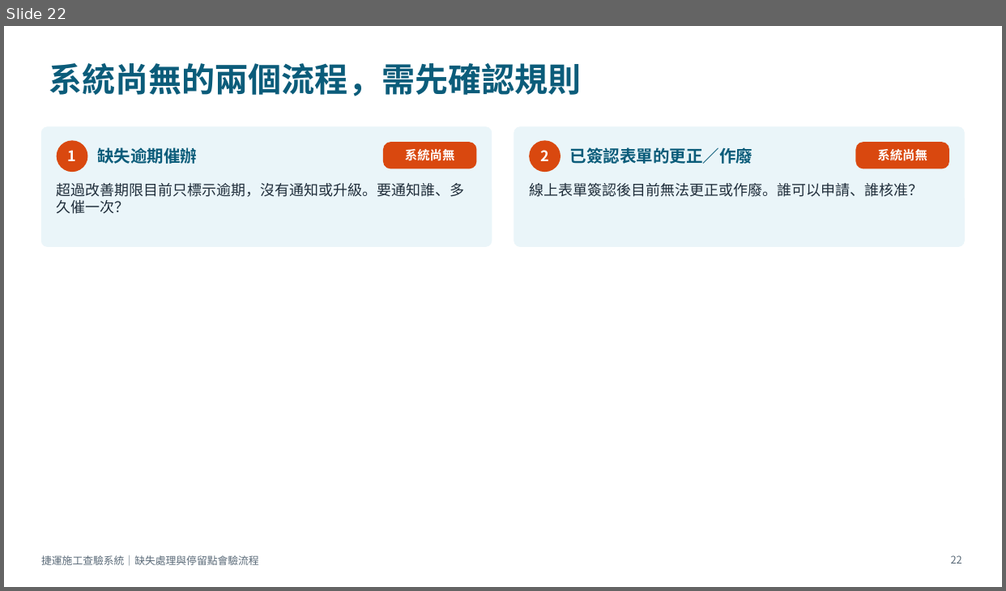
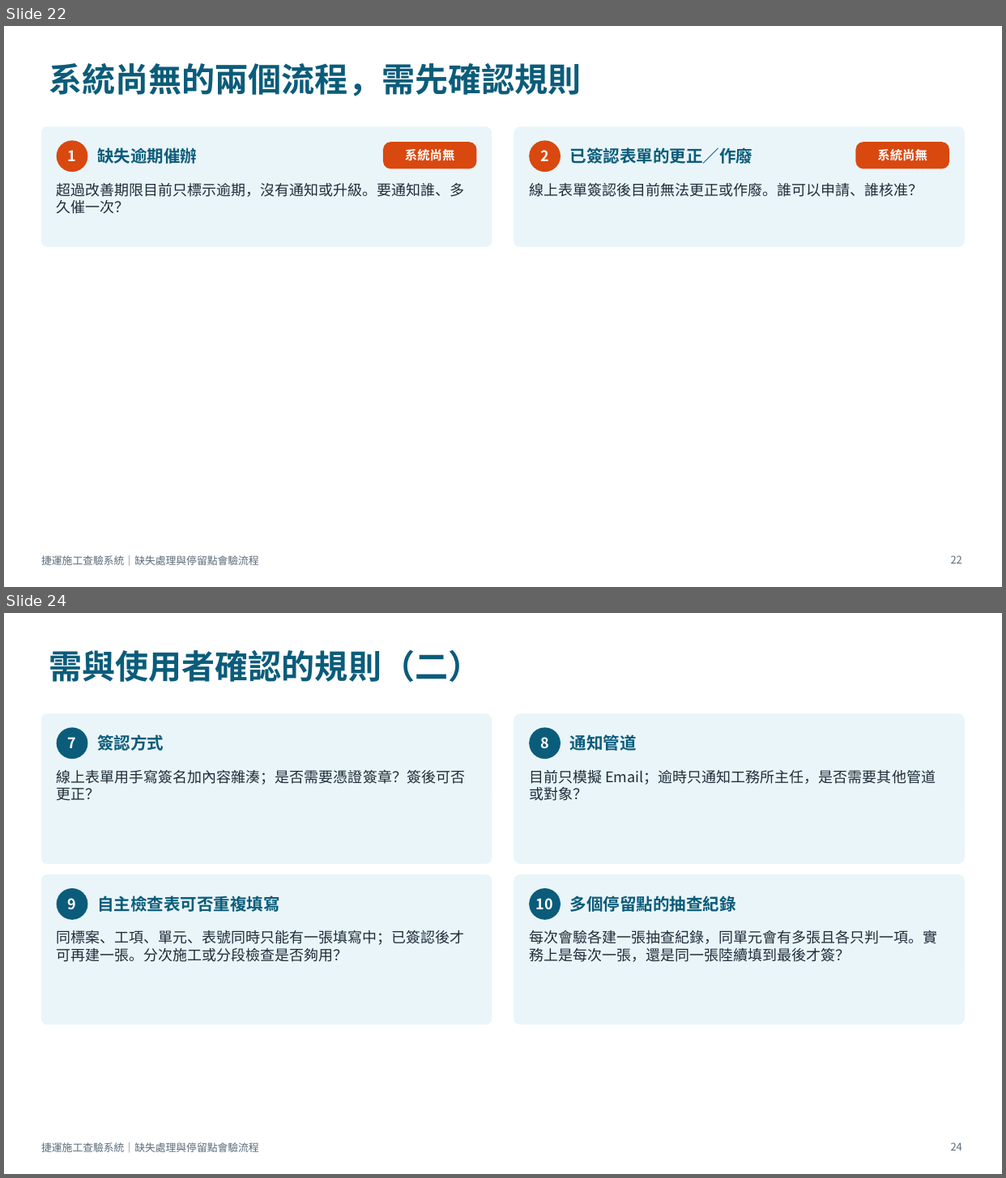
Before and after one commit to brianchou7310/MRT-Construction-QMS, a slide deck: 捷運施工查驗系統_缺失與停留點流程說明.pptx. Shown one above the other, each under a label of ours: slide 22 before the commit, slides 22 and 24 after it; the slides between them are not shown. The pictures are 1006x591 and 1006x1178 pixels, drawn with LibreOffice and Linux fonts; fonts in the diff are those of the drawing. Boxes give left, top, right and bottom in pixels: in the first picture for what was removed or moved away, otherwise in the second. Text is boxed around its words. In the diff, an @@ line names an element or a change of style, - is before the commit and + after.

```diff
--- a/捷運施工查驗系統_缺失與停留點流程說明.pptx
+++ b/捷運施工查驗系統_缺失與停留點流程說明.pptx
@@ slide 24 added at [4, 613, 1002, 1174], background #FFFFFF; not listed: 1 template element that a slide beside it also shows @@
@@ title added at [49, 649, 481, 682], 32 pt, text #0B5C7A, bold @@
+需與使用者確認的規則（二）
@@ rounded rectangle added at [41, 714, 492, 864], fill #EAF5F9, outline #EAF5F9 0.5 pt @@
@@ ellipse added at [57, 727, 88, 759], fill #0B5C7A, 14 pt, text #FFFFFF, bold @@
+7
@@ rounded rectangle added at [514, 714, 965, 864], fill #EAF5F9, outline #EAF5F9 0.5 pt @@
@@ ellipse added at [529, 727, 560, 759], fill #0B5C7A, 14 pt, text #FFFFFF, bold @@
+8
@@ text added at [97, 735, 164, 751], 16 pt, text #0B5C7A, bold @@
+簽認方式
@@ text added at [570, 735, 637, 751], 16 pt, text #0B5C7A, bold @@
+通知管道
@@ text added at [57, 769, 465, 801], 14 pt, text #1F2D3A @@
+線上表單用手寫簽名加內容雜湊；是否需要憑證簽章？簽後可否更正？
@@ text added at [529, 770, 936, 801], 14 pt, text #1F2D3A @@
+目前只模擬 Email；逾時只通知工務所主任，是否需要其他管道或對象？
@@ rounded rectangle added at [41, 875, 492, 1024], fill #EAF5F9, outline #EAF5F9 0.5 pt @@
@@ rounded rectangle added at [514, 875, 965, 1024], fill #EAF5F9, outline #EAF5F9 0.5 pt @@
@@ ellipse added at [57, 888, 88, 920], fill #0B5C7A, 14 pt, text #FFFFFF, bold @@
+9
@@ text added at [97, 896, 279, 912], 16 pt, text #0B5C7A, bold @@
+自主檢查表可否重複填寫
@@ ellipse added at [529, 888, 560, 920], fill #0B5C7A, 14 pt, text #FFFFFF, bold @@
+10
@@ text added at [570, 896, 736, 912], 16 pt, text #0B5C7A, bold @@
+多個停留點的抽查紀錄
@@ text added at [57, 931, 465, 962], 14 pt, text #1F2D3A @@
+同標案、工項、單元、表號同時只能有一張填寫中；已簽認後才可再建一張。分次施工或分段檢查是否夠用？
@@ text added at [529, 931, 937, 962], 14 pt, text #1F2D3A @@
+每次會驗各建一張抽查紀錄，同單元會有多張且各只判一項。實務上是每次一張，還是同一張陸續填到最後才簽？
@@ page number added at [951, 1143, 962, 1151], 10 pt, text #5B6B79 @@
+24
```
Also in this commit, not shown: 1 slide changed.
